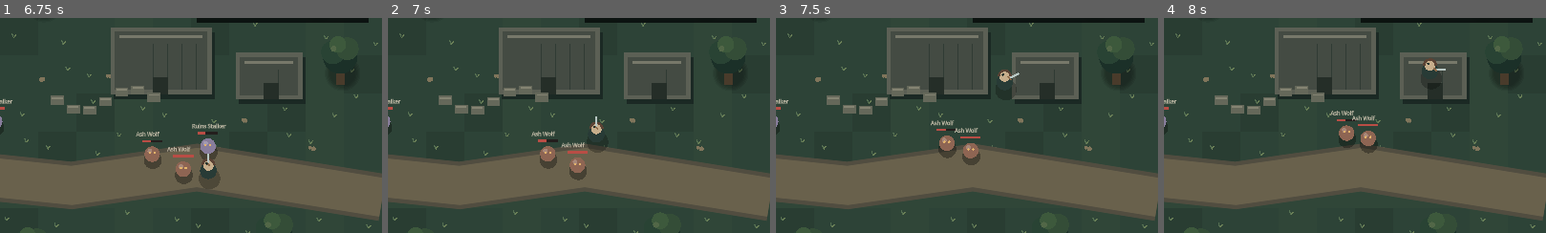
Above: before the commit, frames 1-4 (left to right).
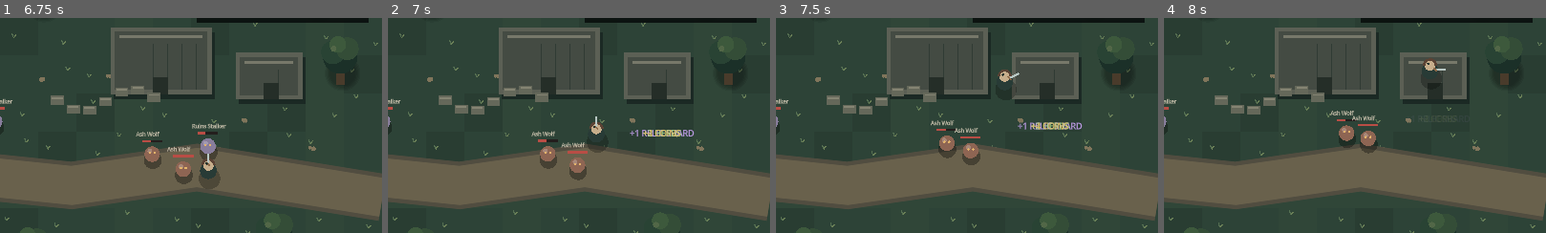
Above: after the commit, the same moments.

Repository: filesgloom-png/ELDERVALE
Game: Godot game, scene res://scenes/main.tscn
Two runs of this game, one before a commit and one after it. Both use one fixed random seed, a clock stepped at 60 frames per second and the inputs below.
Inputs (mouse positions are % of the whole screen's width and height, from its top left):
- Up to frame 1 (6.75 s): tap Enter (ui_accept) at 0.5, 0.77, 3.77 s; move the mouse to (72, 45) at 0.52 s; hold Right (ui_right) 0.53-1.25 s; tap Q at 0.6 s; click (72, 45) at 0.67 s; drag from (30, 55) to (45, 70) at 1.27 s; move the mouse to (60, 28) at 2.02 s; hold Right (ui_right) 2.03-2.75 s; tap F at 2.1 s; drag from (45, 70) to (20, 35) at 2.77 s; move the mouse to (80, 65) at 3.52 s; hold Left (ui_left) 3.53-4.25 s; tap R at 3.6 s; drag from (20, 35) to (35, 25) at 4.27 s; move the mouse to (55, 50) at 5.02 s; hold Down (ui_down) 5.03-5.75 s; tap X at 5.1 s; click (55, 50) at 5.17 s; drag from (35, 25) to (30, 55) at 5.77 s; move the mouse to (72, 45) at 6.52 s; hold Up (ui_up) from 6.53 s (still down); tap E at 6.6 s
- Up to frame 2 (7 s): keep holding Up (ui_up); tap Enter (ui_accept) at 6.77 s
- Up to frame 3 (7.5 s): release Up (ui_up) at 7.25 s; drag from (30, 55) to (45, 70) at 7.27 s
- Up to frame 4 (8 s): no input
The pictures show only the part of the screen within x 50-100%, y 18-68%; the shares and areas given below are measured in that part.

Frame 1 is identical in both runs. In frame 2, 0.4% of the frame differs, in the area x 63-81%, y 52-56%; in frame 3, 0.5%, in the area x 63-81%, y 48-52%; in frame 4, less than 0.1%.

Commit message:
feat: add loot pickup and level-up feedback

Diff:
--- a/scripts/main.gd
+++ b/scripts/main.gd
@@ -31,6 +31,7 @@
 var second_quest_reward_claimed := false
 var mobs: Array[Dictionary] = []
 var loot_drops: Array[Dictionary] = []
+var floating_messages: Array[Dictionary] = []
 var save_path := "user://eldervale_save.json"
 
 func _ready() -> void:
@@ -47,6 +48,7 @@
 		_try_attack()
 	_update_mobs(delta)
 	_update_loot_drops(delta)
+	_update_floating_messages(delta)
 	var keyboard_vector := Input.get_vector("ui_left", "ui_right", "ui_up", "ui_down")
 	var direction := joystick_vector if joystick_vector.length_squared() > 0.001 else keyboard_vector
 	move_vector = direction.limit_length(1.0)
@@ -262,13 +264,22 @@
 		drop["life"] = float(drop["life"]) - delta
 		if player_position.distance_to(drop["pos"]) <= 42.0:
 			var amount := int(drop["amount"])
+			var label := ""
+			var message_color := Color("#e0bd68")
 			match String(drop["type"]):
 				"coins":
 					player_coins += amount
+					label = "+%d COINS" % amount
+					message_color = Color("#e0bd68")
 				"herbs":
 					herbs += amount
+					label = "+%d HERBS" % amount
+					message_color = Color("#a8d48a")
 				"relic":
 					relic_shards += amount
+					label = "+%d RELIC SHARD" % amount
+					message_color = Color("#c6a0ef")
+			_add_floating_message(label, player_position + Vector2(0, -42), message_color)
 			loot_drops.remove_at(i)
 			_save_progress()
 		elif float(drop["life"]) <= 0.0:
@@ -276,6 +287,24 @@
 		else:
 			loot_drops[i] = drop
 
+func _add_floating_message(message: String, message_position: Vector2, message_color: Color) -> void:
+	floating_messages.append({
+		"text": message,
+		"pos": message_position,
+		"color": message_color,
+		"life": 1.25
+	})
+
+func _update_floating_messages(delta: float) -> void:
+	for i in range(floating_messages.size() - 1, -1, -1):
+		var message: Dictionary = floating_messages[i]
+		message["life"] = float(message["life"]) - delta
+		message["pos"] = Vector2(message["pos"]) + Vector2(0, -24.0 * delta)
+		if float(message["life"]) <= 0.0:
+			floating_messages.remove_at(i)
+		else:
+			floating_messages[i] = message
+
 func _craft_weapon_enchant() -> void:
 	if weapon_enchant >= 3 or relic_shards < 3 or herbs < 5:
 		return
@@ -320,6 +349,7 @@
 		player_level += 1
 		player_max_hp += 12
 		player_hp = player_max_hp
+		_add_floating_message("LEVEL UP!  %d" % player_level, player_position + Vector2(0, -68), Color("#f2d58b"))
 
 func _xp_for_next_level() -> int:
 	return 50 + (player_level - 1) * 35
@@ -382,6 +412,7 @@
 	_draw_mobs()
 	_draw_loot_drops()
 	_draw_player()
+	_draw_floating_messages()
 	_draw_hud()
 
 func _draw_ground() -> void:
@@ -487,6 +518,15 @@
 		draw_arc(p, 7.0, 0.0, TAU, 20, color.lightened(0.45), 2.0)
 		var glyph := "G" if drop_type == "coins" else ("H" if drop_type == "herbs" else "R")
 		draw_string(ThemeDB.fallback_font, p + Vector2(-3, 3), glyph, HORIZONTAL_ALIGNMENT_LEFT, 8, 8, Color("#22231d"))
+
+func _draw_floating_messages() -> void:
+	for message in floating_messages:
+		var life := float(message["life"])
+		var message_position: Vector2 = message["pos"]
+		var alpha := clampf(life / 0.45, 0.0, 1.0)
+		var message_color: Color = message["color"]
+		message_color.a = alpha
+		draw_string(ThemeDB.fallback_font, message_position, String(message["text"]), HORIZONTAL_ALIGNMENT_CENTER, 220, 14, message_color)
 
 func _draw_player() -> void:
 	draw_circle(player_position + Vector2(2, 15), 18.0, Color(0.02, 0.03, 0.025, 0.28))
